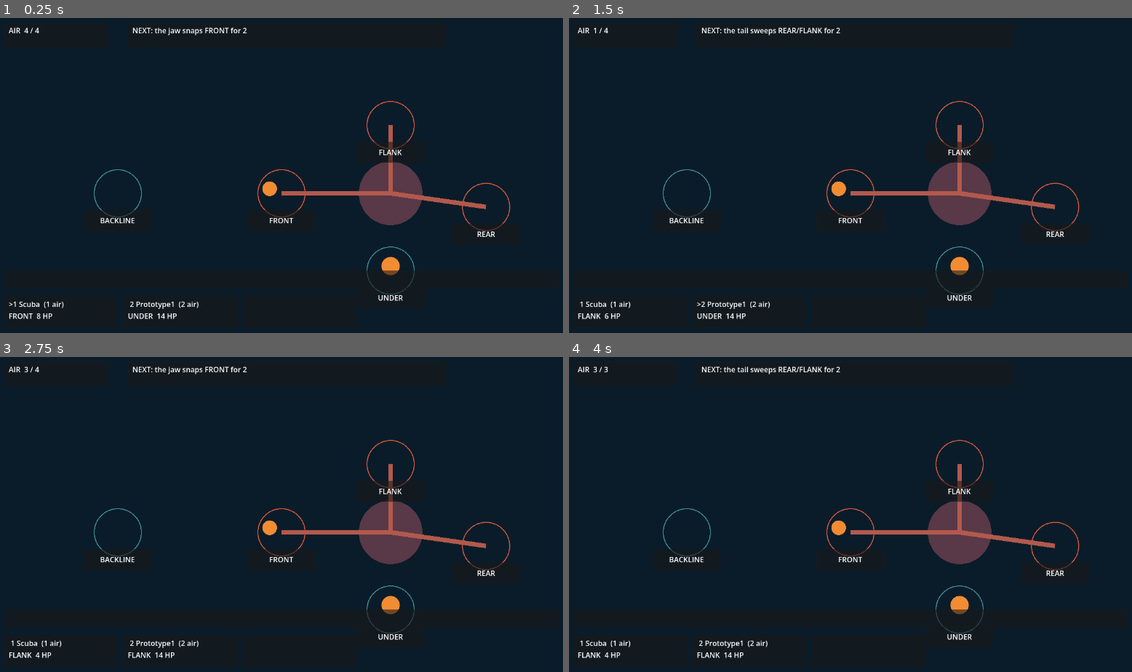
Above: before the commit, frames 1-4 (two rows, left to right).
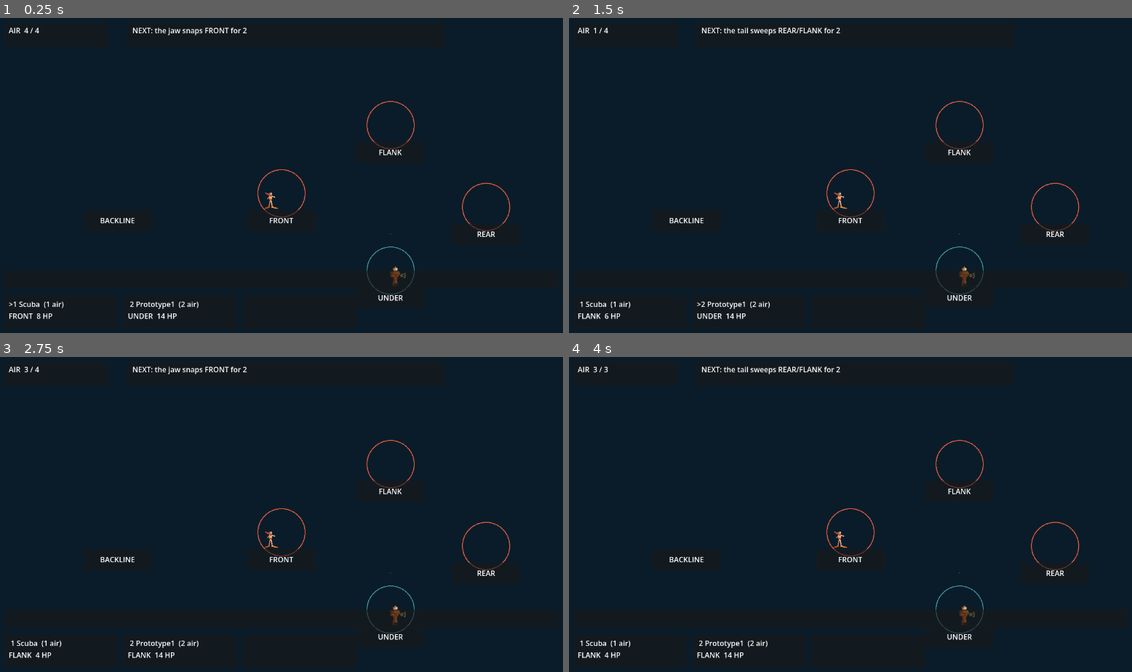
Above: after the commit, the same moments.

Repository: ImmortalDemonGod/salvage
Game: Godot game, scene res://game/main.tscn
Same seed, same stepped clock (60 frames per second), same inputs: the game is played once before the commit and once after it.
Inputs:
- Up to frame 1 (0.25 s): no input
- Up to frame 2 (1.5 s): tap Enter at 0.5 s; hold W 0.53-1.28 s; tap 1 at 0.6 s; tap Space at 0.77, 1.25 s; tap 2 at 1.35 s
- Up to frame 3 (2.75 s): tap Space at 1.52 s; tap Enter at 2 s; hold W from 2.03 s (still down); tap 3 at 2.1 s
- Up to frame 4 (4 s): tap Space at 2.75, 3.02, 3.77 s; tap Q at 2.85 s; tap Enter at 3.5 s; release W at 3.53 s; tap E at 3.6 s

The runs differ from the first frame. In frame 1, 2.7% of the frame differs, in the area x 16-87%, y 33-85%; in frame 2, 2.7%; in frame 3, 2.7%; in frame 4, 2.7%.
Error before the commit: Out of bounds get index '2' (on base: 'Array') (res://game/main.gd:118)
Error after the commit: Out of bounds get index '2' (on base: 'Array') (res://game/main.gd:120)

Commit message:
Placeholder art: silhouette carries the Air cost, and a broken limb is unmistakable

Diff:
--- a/game/main.gd
+++ b/game/main.gd
@@ -3,6 +3,8 @@
 # free (SPEC 4.3). Built in code rather than a .tscn so the layout is
 # deterministic and walkable headless before any content exists.
 extends Control
+
+const Art := preload("res://game/art.gd")
 
 const DESIGN := Vector2(1280, 720)
 
@@ -155,23 +157,19 @@
 
 func _draw() -> void:
 	draw_rect(Rect2(Vector2.ZERO, DESIGN), Color(0.04, 0.11, 0.16))
-	# station rings
+	# station rings: red while the limb they expose is live, teal once it is
+	# broken or absent. This is the map changing, drawn.
 	for i in range(5):
+		if not combat.station_open(i):
+			continue
 		var limb: int = Combat.STATION_LIMB[i]
 		var safe: bool = limb < 0 or combat.limb_broken[limb]
 		var col := Color(0.25, 0.55, 0.6) if safe else Color(0.85, 0.35, 0.25)
 		draw_arc(STATION_POS[i], 52, 0, TAU, 40, col, 2.0)
-	# crab body and limbs
-	draw_circle(CRAB_POS, 70, Color(0.35, 0.22, 0.28))
-	var anchors := [STATION_POS[0], STATION_POS[1], STATION_POS[3]]
-	var limbs := [Combat.JAW, Combat.CLAW, Combat.TAIL]
-	for n in range(3):
-		var broken: bool = combat.limb_broken[limbs[n]]
-		var c := Color(0.3, 0.3, 0.32) if broken else Color(0.7, 0.35, 0.3)
-		draw_line(CRAB_POS, anchors[n], c, 10.0 if not broken else 4.0)
-	# divers
-	for i in range(3):
+	Art.draw_crab(self, CRAB_POS + Vector2(0, 90), 1.6, combat.limb_broken)
+	for i in range(combat.divers.size()):
 		var d = combat.divers[i]
-		if d.down: continue
-		var p: Vector2 = STATION_POS[d.station] + Vector2(-26 + i * 26, -10)
-		draw_circle(p, 12 + d.cost * 4, Color(0.95, 0.55, 0.2))
+		if d.down:
+			continue
+		var p: Vector2 = STATION_POS[d.station] + Vector2(-24 + i * 34, 34)
+		Art.draw_diver(self, d.cost, p, 46.0, 1)
